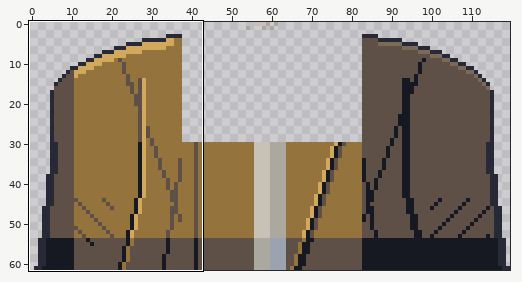
Pixel-art file, stored at art/src/torso/perry-nakash.aseprite. The first picture is a wide view before the edit; the outline marks the close-up.
Close-up. As it was:
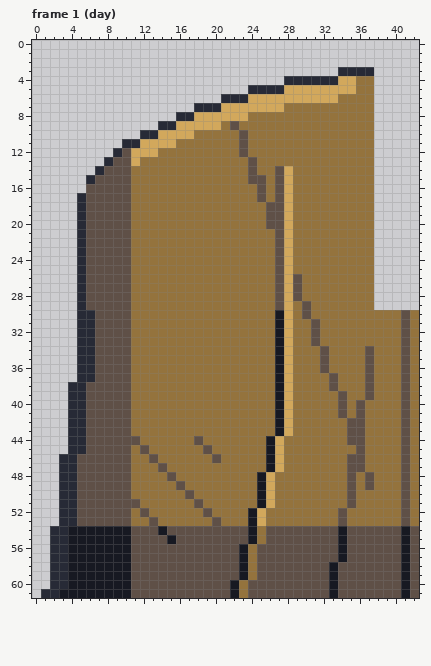
120x62 pixels, 2 frames. Shown: frame 1 (day): x 0..42, y 0..61. The commit also changed other frames or places, which this record leaves out.
After:
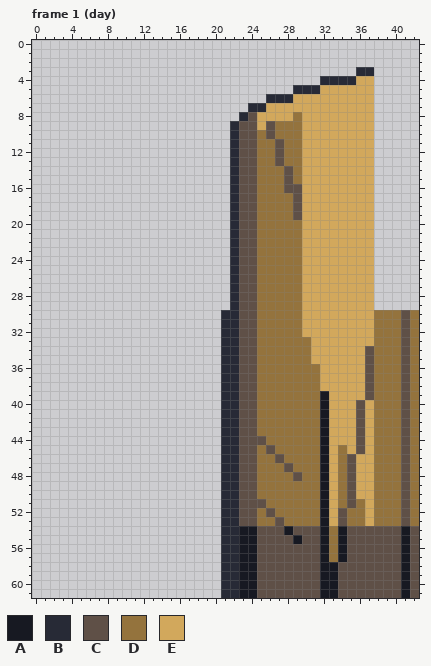
Palette (. is transparent): A #171922  B #272a36  C #5f5047  D #94733d  E #d2a85c
From old to new:
Frame 1 (day):
y 3: x 34..35 BB -> ..
y 4: x 28..31 BBBB -> ....; x 34..37 EEDD -> BBEE
y 5: x 24..31 BBBBEEEE -> .....BBB; x 36..37 DD -> EE
y 6: x 21..28 BBBEEEEE -> .....BBB; x 34..37 DDDD -> EEEE
y 7: x 18..25 BBBEEEEE -> ......BB; x 28..37 DDDDDDDDDD -> EEEEEEEEEE
y 8: x 16..28 BBEEEEEEDDDDD -> .......BCEEEE; x 30..37 DDDDDDDD -> EEEEEEEE
y 9: x 14..26 BBEEEEEDCDDDD -> ........BCCEC; x 30..37 DDDDDDDD -> EEEEEEEE
y 10: x 12..22 BBEEEEDDDDD -> ..........B; x 24 D -> C; x 26 D -> C; x 30..37 DDDDDDDD -> EEEEEEEE
y 11: x 10..22 BBEEEEDDDDDDD -> ............B; x 24 D -> C; x 27 D -> C; x 30..37 DDDDDDDD -> EEEEEEEE
y 12: x 9..22 BCEEEDDDDDDDDD -> .............B; x 24 D -> C; x 27 D -> C; x 30..37 DDDDDDDD -> EEEEEEEE
y 13: x 8..23 BCCEDDDDDDDDDDDD -> ..............BC; x 27 D -> C; x 30..37 DDDDDDDD -> EEEEEEEE
y 14: x 7..23 BCCCDDDDDDDDDDDDD -> ...............BC; x 27..28 CE -> DC; x 30..37 DDDDDDDD -> EEEEEEEE
y 15: x 6..23 BCCCCDDDDDDDDDDDDD -> ................BC; x 25 C -> D; x 27..28 CE -> DC; x 30..37 DDDDDDDD -> EEEEEEEE
y 16: x 6..25 CCCCCDDDDDDDDDDDDDDC -> ................BCCD; x 27..37 CEDDDDDDDDD -> DCCEEEEEEEE
y 17: x 5..25 BCCCCCDDDDDDDDDDDDDDC -> .................BCCD; x 27..37 CEDDDDDDDDD -> DDCEEEEEEEE
y 18..19: x 5..24 BCCCCCDDDDDDDDDDDDDD -> .................BCC; x 26..37 CCEDDDDDDDDD -> DDDCEEEEEEEE
y 20: x 5..24 BCCCCCDDDDDDDDDDDDDD -> .................BCC; x 26..28 CCE -> DDD; x 30..37 DDDDDDDD -> EEEEEEEE
y 21..25: x 5..24 BCCCCCDDDDDDDDDDDDDD -> .................BCC; x 27..28 CE -> DD; x 30..37 DDDDDDDD -> EEEEEEEE
y 26..28: x 5..24 BCCCCCDDDDDDDDDDDDDD -> .................BCC; x 27..37 CECDDDDDDDD -> DDDEEEEEEEE
y 29: x 5..24 BCCCCCDDDDDDDDDDDDDD -> .................BCC; x 27..28 CE -> DD; x 30..37 CDDDDDDD -> EEEEEEEE
y 30: x 5..24 BBCCCCDDDDDDDDDDDDDD -> ................BBCC; x 27..28 AE -> DD; x 30..37 CDDDDDDD -> EEEEEEEE
y 31..32: x 5..24 BBCCCCDDDDDDDDDDDDDD -> ................BBCC; x 27..28 AE -> DD; x 30..37 DCDDDDDD -> EEEEEEEE
y 33: x 5..24 BBCCCCDDDDDDDDDDDDDD -> ................BBCC; x 27..28 AE -> DD; x 31..37 CDDDDDD -> EEEEEEE
y 34..35: x 5..24 BBCCCCDDDDDDDDDDDDDD -> ................BBCC; x 27..28 AE -> DD; x 31..36 DCDDDD -> EEEEEE
y 36: x 5..24 BBCCCCDDDDDDDDDDDDDD -> ................BBCC; x 27..28 AE -> DD; x 32..36 CDDDD -> EEEEE
y 37: x 5..24 BBCCCCDDDDDDDDDDDDDD -> ................BBCC; x 27..28 AE -> DD; x 32..36 DCDDD -> EEEEE
y 38: x 4..24 BBCCCCCDDDDDDDDDDDDDD -> .................BBCC; x 27..28 AE -> DD; x 32..36 DCDDD -> EEEEE
y 39: x 4..24 BBCCCCCDDDDDDDDDDDDDD -> .................BBCC; x 27..28 AE -> DD; x 32..36 DDCDD -> AEEEE
y 40..41: x 4..24 BBCCCCCDDDDDDDDDDDDDD -> .................BBCC; x 27..28 AE -> DD; x 32..35 DDCD -> AEEE; x 37 D -> E
y 42..43: x 4..24 BBCCCCCDDDDDDDDDDDDDD -> .................BBCC; x 27..28 AE -> DD; x 32..35 DDDC -> AEEE; x 37 D -> E
y 44: x 4..27 BBCCCCCCDDDDDDCDDDDDDDAE -> .................BBCCCDD; x 32..35 DDDC -> AEEE; x 37 D -> E
y 45: x 4..24 BBCCCCCDCDDDDDDCDDDDD -> .................BBCC; x 26..27 AE -> CD; x 32..33 DD -> AE; x 35 D -> E; x 37 D -> E
y 46: x 3..24 BBCCCCCCDDCDDDDDDCDDDD -> ..................BBCC; x 26..27 AE -> DC; x 32..33 DD -> AE; x 36..37 CD -> EE
y 47: x 3..24 BBCCCCCCDDDCDDDDDDDDDD -> ..................BBCC; x 26..28 AED -> DDC; x 32..33 DD -> AE; x 36..37 CD -> EE
y 48: x 3..26 BBCCCCCCDDDDCDDDDDDDDDAE -> ..................BBCCDD; x 29 D -> C; x 32..33 DD -> AE; x 36..37 DC -> EE
y 49: x 3..26 BBCCCCCCDDDDDCDDDDDDDDAE -> ..................BBCCDD; x 32..33 DD -> AE; x 36..37 DC -> EE
y 50: x 3..26 BBCCCCCCDDDDDDCDDDDDDDAE -> ..................BBCCDD; x 32..33 DD -> AE; x 36..37 DD -> EE
y 51: x 3..26 BBCCCCCCCDDDDDDCDDDDDDAE -> ..................BBCCCD; x 32..33 DD -> AE; x 37 D -> E
y 52: x 3..26 BBCCCCCCDCDDDDDDCDDDDAED -> ..................BBCCDC; x 32..33 DD -> AE; x 37 D -> E
y 53: x 3..25 BBCCCCCCDDCDDDDDDCDDDAE -> ..................BBCCD; x 27 D -> C; x 32..33 DD -> AE; x 37 D -> E
y 54: x 2..23 BBAAAAAAACCCACCCCCCCCC -> ...................BBA; x 25 D -> C; x 28 C -> A; x 32..33 CC -> AD
y 55: x 2..23 BBAAAAAAACCCCACCCCCCCC -> ...................BBA; x 25 D -> C; x 29 C -> A; x 32..33 CC -> AD
y 56..57: x 2..22 BBAAAAAAACCCCCCCCCCCC -> ...................BB; x 24 D -> A; x 32..33 CC -> AD
y 58..59: x 2..22 BBAAAAAAACCCCCCCCCCCC -> ...................BB; x 24 D -> A; x 32 C -> A
y 60: x 2..24 BBAAAAAAACCCCCCCCCCCADC -> ...................BBAA; x 32 C -> A
y 61: x 1..24 BBAAAAAAAACCCCCCCCCCCADC -> ....................BBAA; x 32 C -> A
Pixel boxes of the changes (left, top, right, bottom) in both close-ups:
changed: (41, 67, 374, 598)
